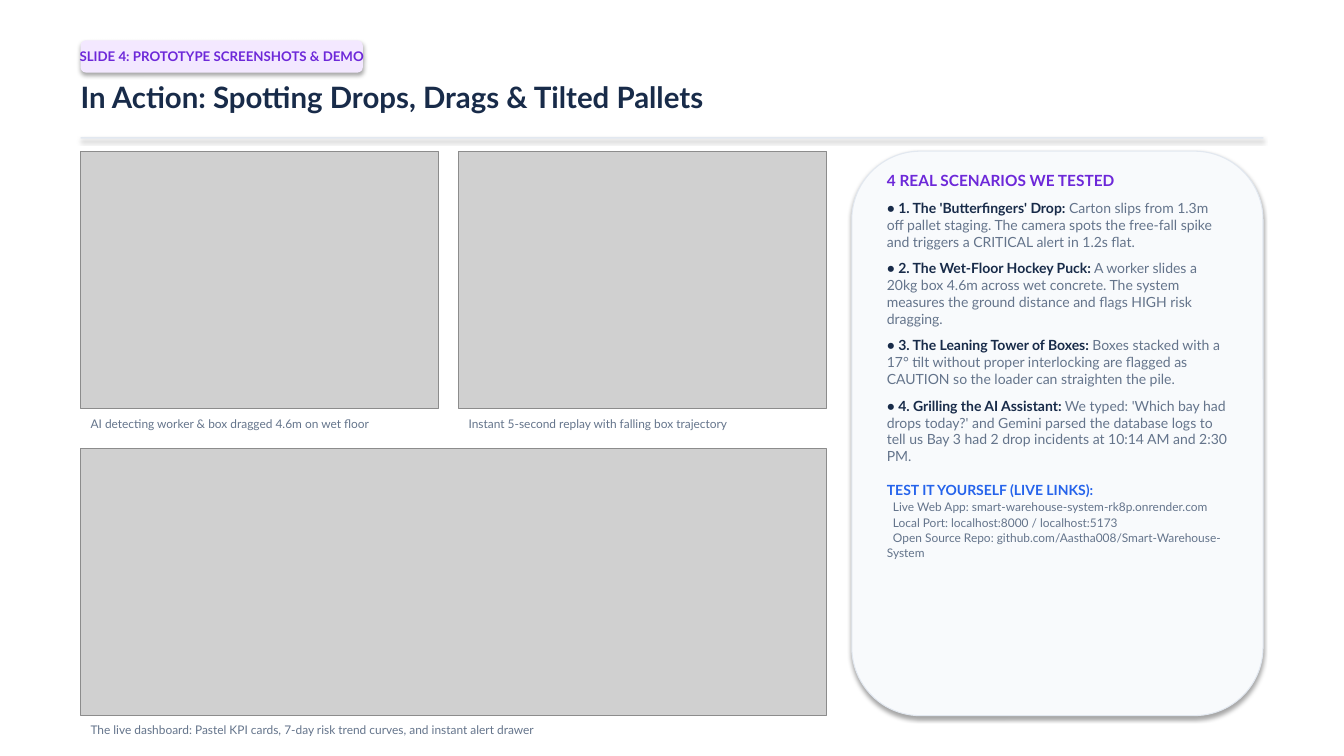
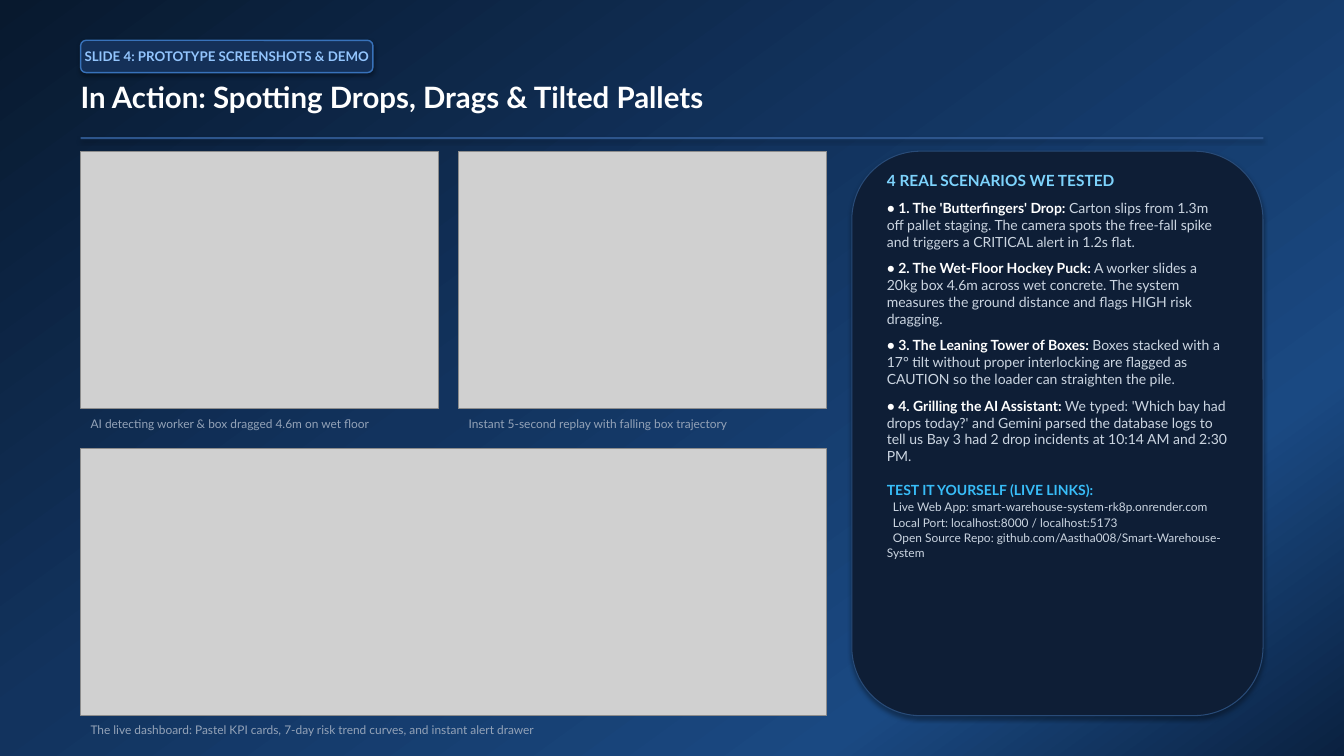
Before and after one commit to Aastha008/Smart-Warehouse-System, a slide deck: slide 4 of Smart_Warehouse_DockGuard_Presentation.pptx. Drawn at 1344x756 pixels with LibreOffice and Linux fonts; fonts in the diff are those of the drawing; grey boxes stand for pictures. Boxes give left, top, right and bottom in pixels: in the first picture for what was removed or moved away, otherwise in the second. Text is boxed around its words. In the diff, an @@ line names an element or a change of style, - is before the commit and + after.

Commit message:
Update all slides with pretty blue gradient theme (professional, human-made)

```diff
--- a/Smart_Warehouse_DockGuard_Presentation.pptx
+++ b/Smart_Warehouse_DockGuard_Presentation.pptx
@@ rectangle at <box>0,0,1344,756</box>: fill #FFFFFF to gradient #08192E to #12335E to #1A4982 to #0A2140 @@
@@ rounded rectangle "SLIDE 4: PROTOTYPE SCREENSHOTS & ...": place and size @@
-rounded rectangle "SLIDE 4: PROTOTYPE SCREENSHOTS & ..." at <box>81,40,363,73</box>
+rounded rectangle "SLIDE 4: PROTOTYPE SCREENSHOTS & ..." at <box>81,40,373,73</box>
@@ rounded rectangle "SLIDE 4: PROTOTYPE SCREENSHOTS & ..." at <box>81,40,373,73</box>: text colour #6D28D9 to #93C5FD; fill #F3E8FF to #143058; outline none to #3872BA 1 pt @@
@@ text "In Action: Spotting Drops, Drags ..." at <box>81,86,704,113</box>: text colour #182B49 to #FFFFFF @@
@@ rectangle at <box>81,137,1263,139</box>: fill #E2E8F0 to #2D558C @@
@@ rounded rectangle at <box>852,151,1263,716</box>: fill #F8FAFC to #0E1E36; outline #E2E8F0 0.75 pt to #284B78 0.75 pt @@
@@ text "4 REAL SCENARIOS WE TESTED" at <box>887,174,1227,559</box>: text colour #6D28D9 to #7DD3FC in "4 REAL SCENARIOS WE TESTED"; text colour #182B49 to #FFFFFF in "• 1. The 'Butterfingers' Drop:", "• 2. The Wet-Floor Hockey Puck:", "• 3. The Leaning Tower of Boxes:", "• 4. Grilling the AI Assistant:"; text colour #64748B to #CBD5E1 in "Carton slips from 1.3m off pallet staging. ...", "A worker slides a 20kg box 4.6m ...", "Boxes stacked with a 17° tilt without ...", "We typed: 'Which bay had drops today?' ..." and 3 more places; text colour #2563EB to #38BDF8 in "TEST IT YOURSELF (LIVE LINKS):" @@
@@ text colour #64748B to #94A3B8 in 3 elements at <box>91,419,369,430</box>, <box>469,419,727,430</box>, <box>91,725,534,736</box> @@
```
Also in this commit, not shown: 5 other slides changed, 2 other files.
